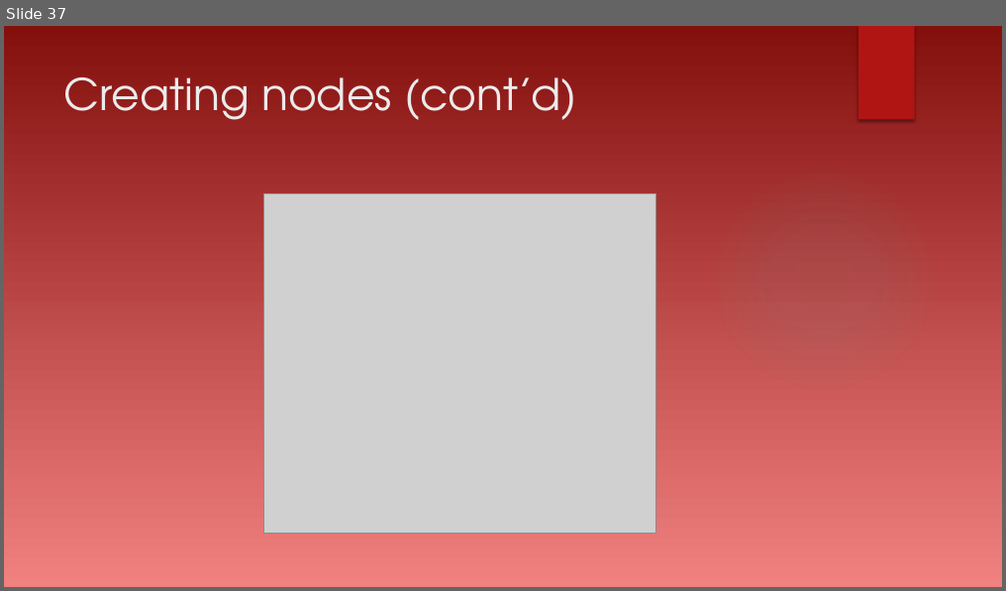
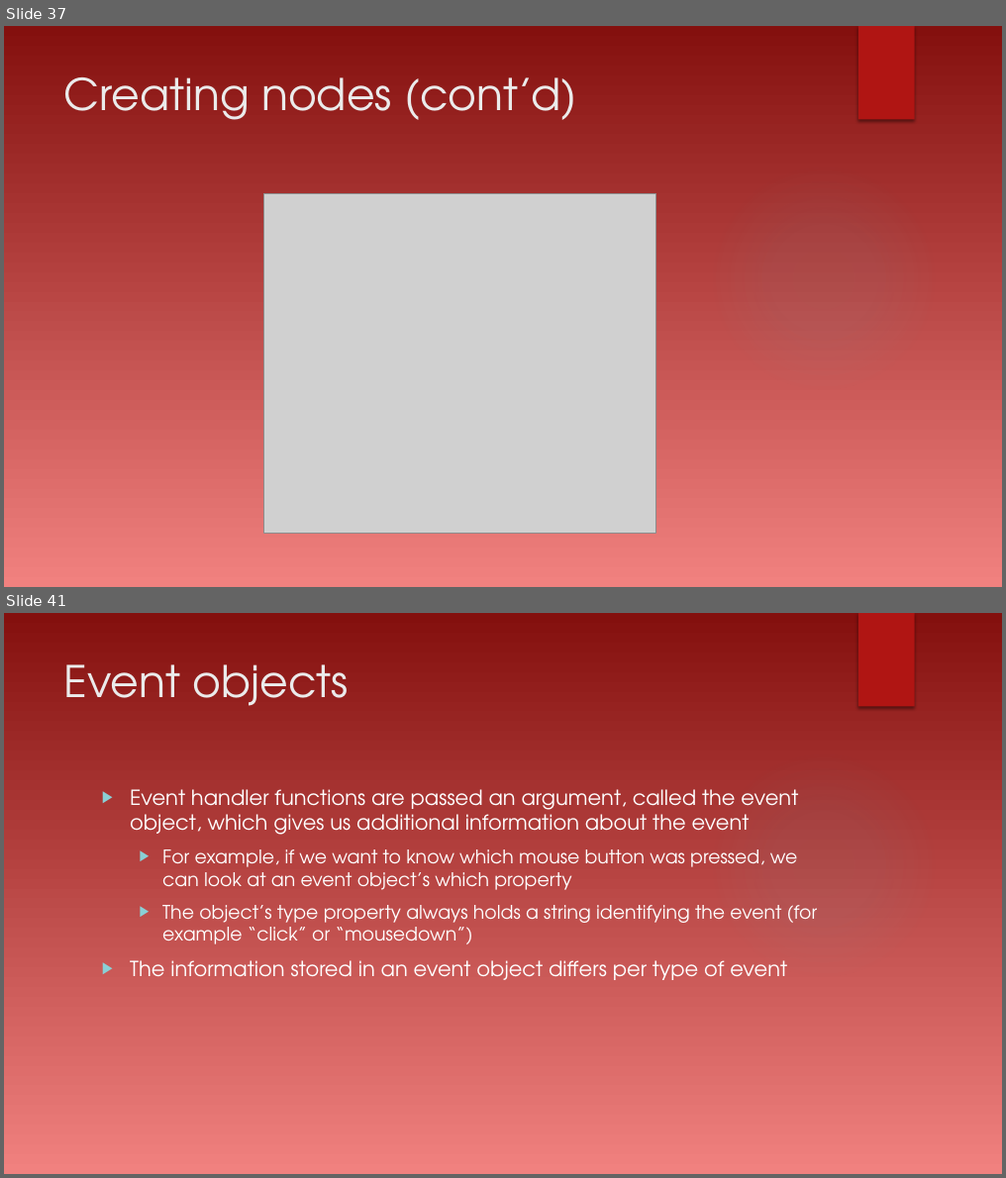
Before and after one commit to dtarvin/evening-work, a slide deck: document-object-model-presentation/Document Object Model.pptx. Shown one above the other, each under a label of ours: slide 37 before the commit, slides 37 and 41 after it; the slides between them are not shown. The pictures are 1006x591 and 1006x1178 pixels, drawn with LibreOffice and Linux fonts; fonts in the diff are those of the drawing; grey boxes stand for pictures; background and template pictures are left out. Boxes give left, top, right and bottom in pixels: in the first picture for what was removed or moved away, otherwise in the second. Text is boxed around its words. In the diff, an @@ line names an element or a change of style, - is before the commit and + after.

Commit message:
add events to slides

```diff
--- a/document-object-model-presentation/Document Object Model.pptx
+++ b/document-object-model-presentation/Document Object Model.pptx
@@ slide 41 added at [4,613,1002,1174], background gradient #FDF1F1 to #84100E to #F1817F to #F6ABAA; not listed: 2 template elements that a slide beside it also shows @@
@@ title added at [64,664,349,706], 42 pt, text #EBEBEB @@
+Event objects
@@ text added at [130,789,818,980], 18 pt, text #FFFFFF @@
+▶ Event handler functions are passed an argument, called the event object, which gives us additional information about the event
+  ▶ For example, if we want to know which mouse button was pressed, we can look at an event object’s which property
+  ▶ The object’s type property always holds a string identifying the event (for example “click” or “mousedown”)
+▶ The information stored in an event object differs per type of event
```
Also in this commit, not shown: 36 other slides changed, 5 other slides added, 2 other files.
